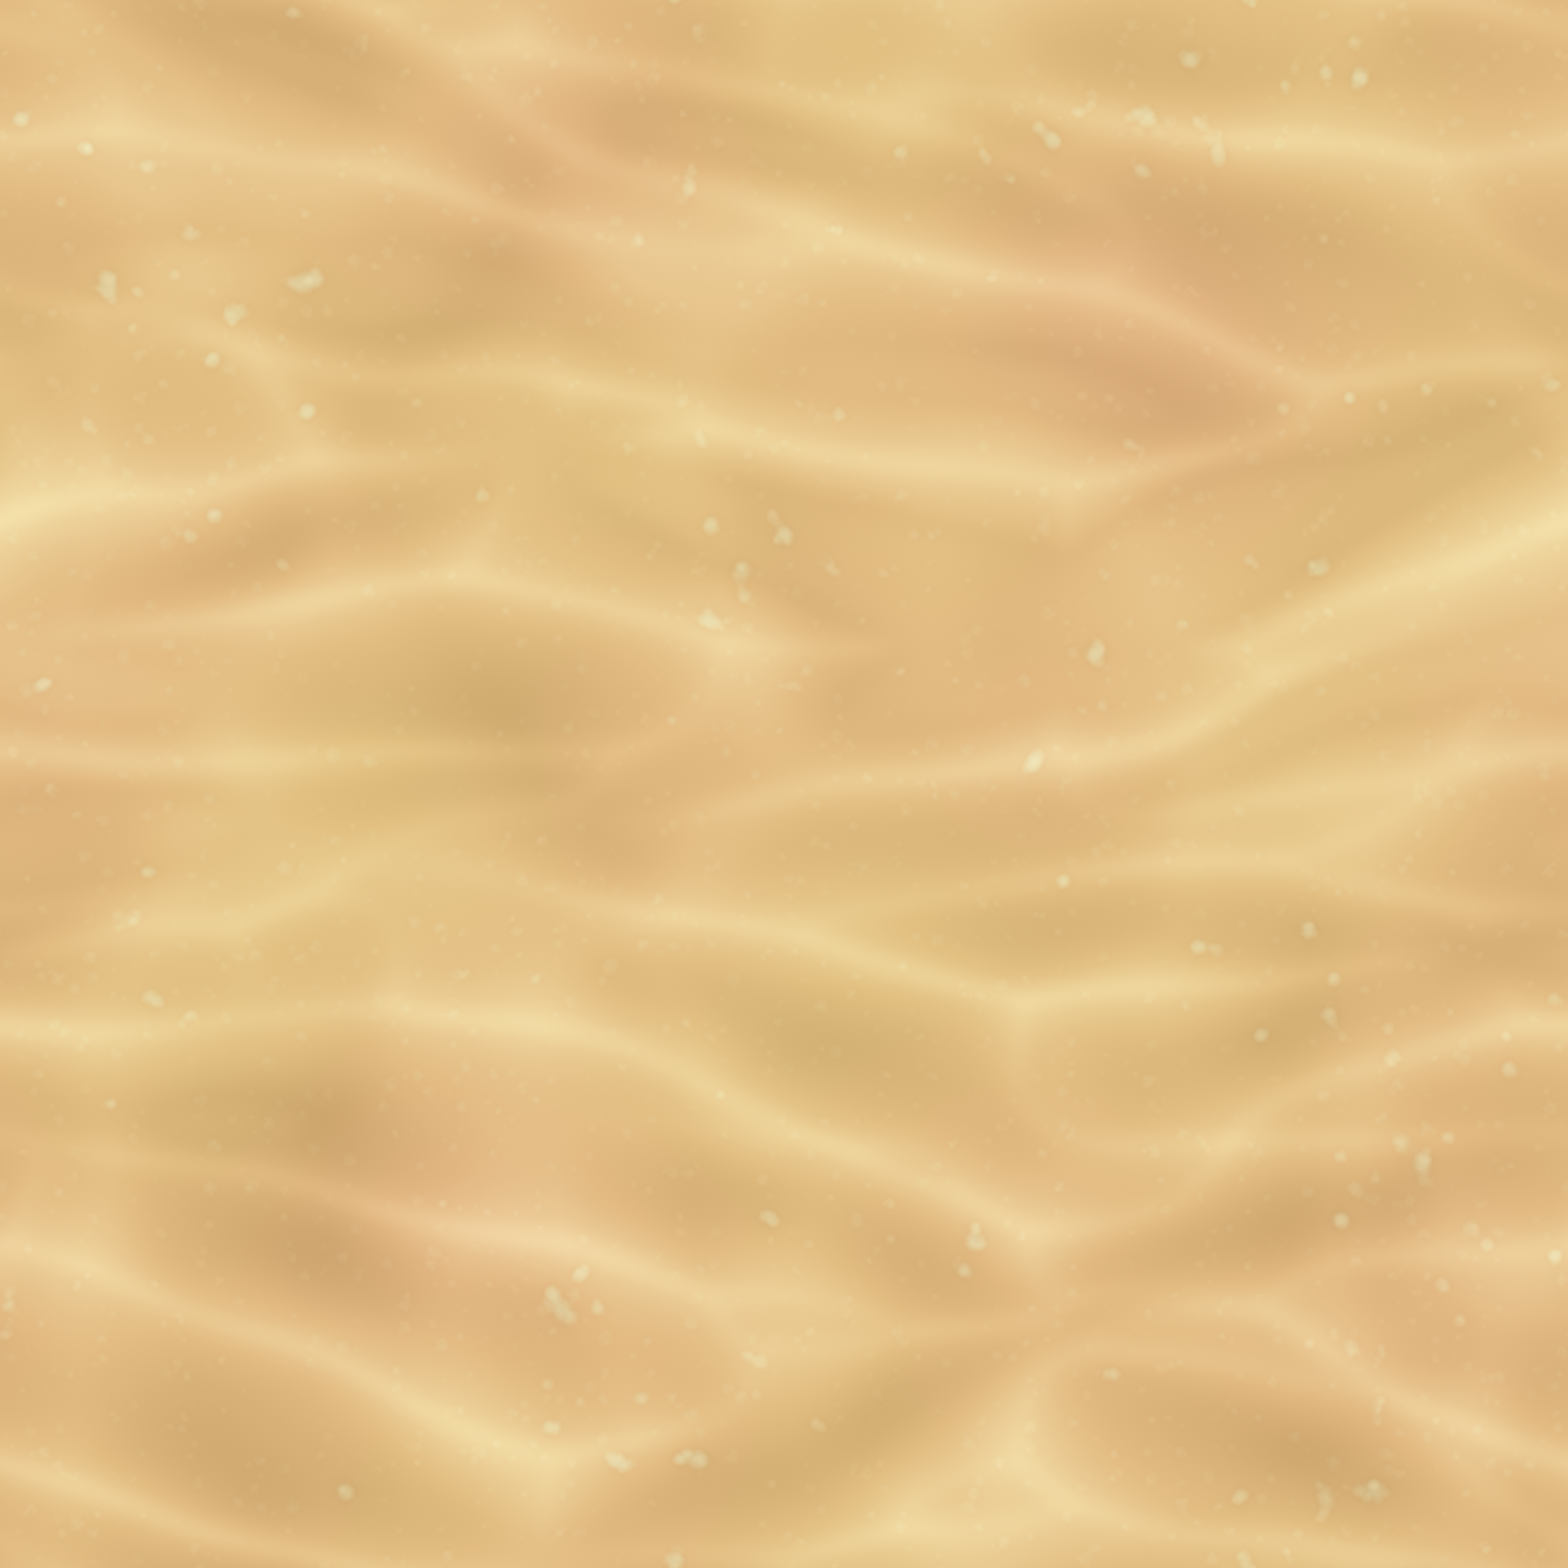
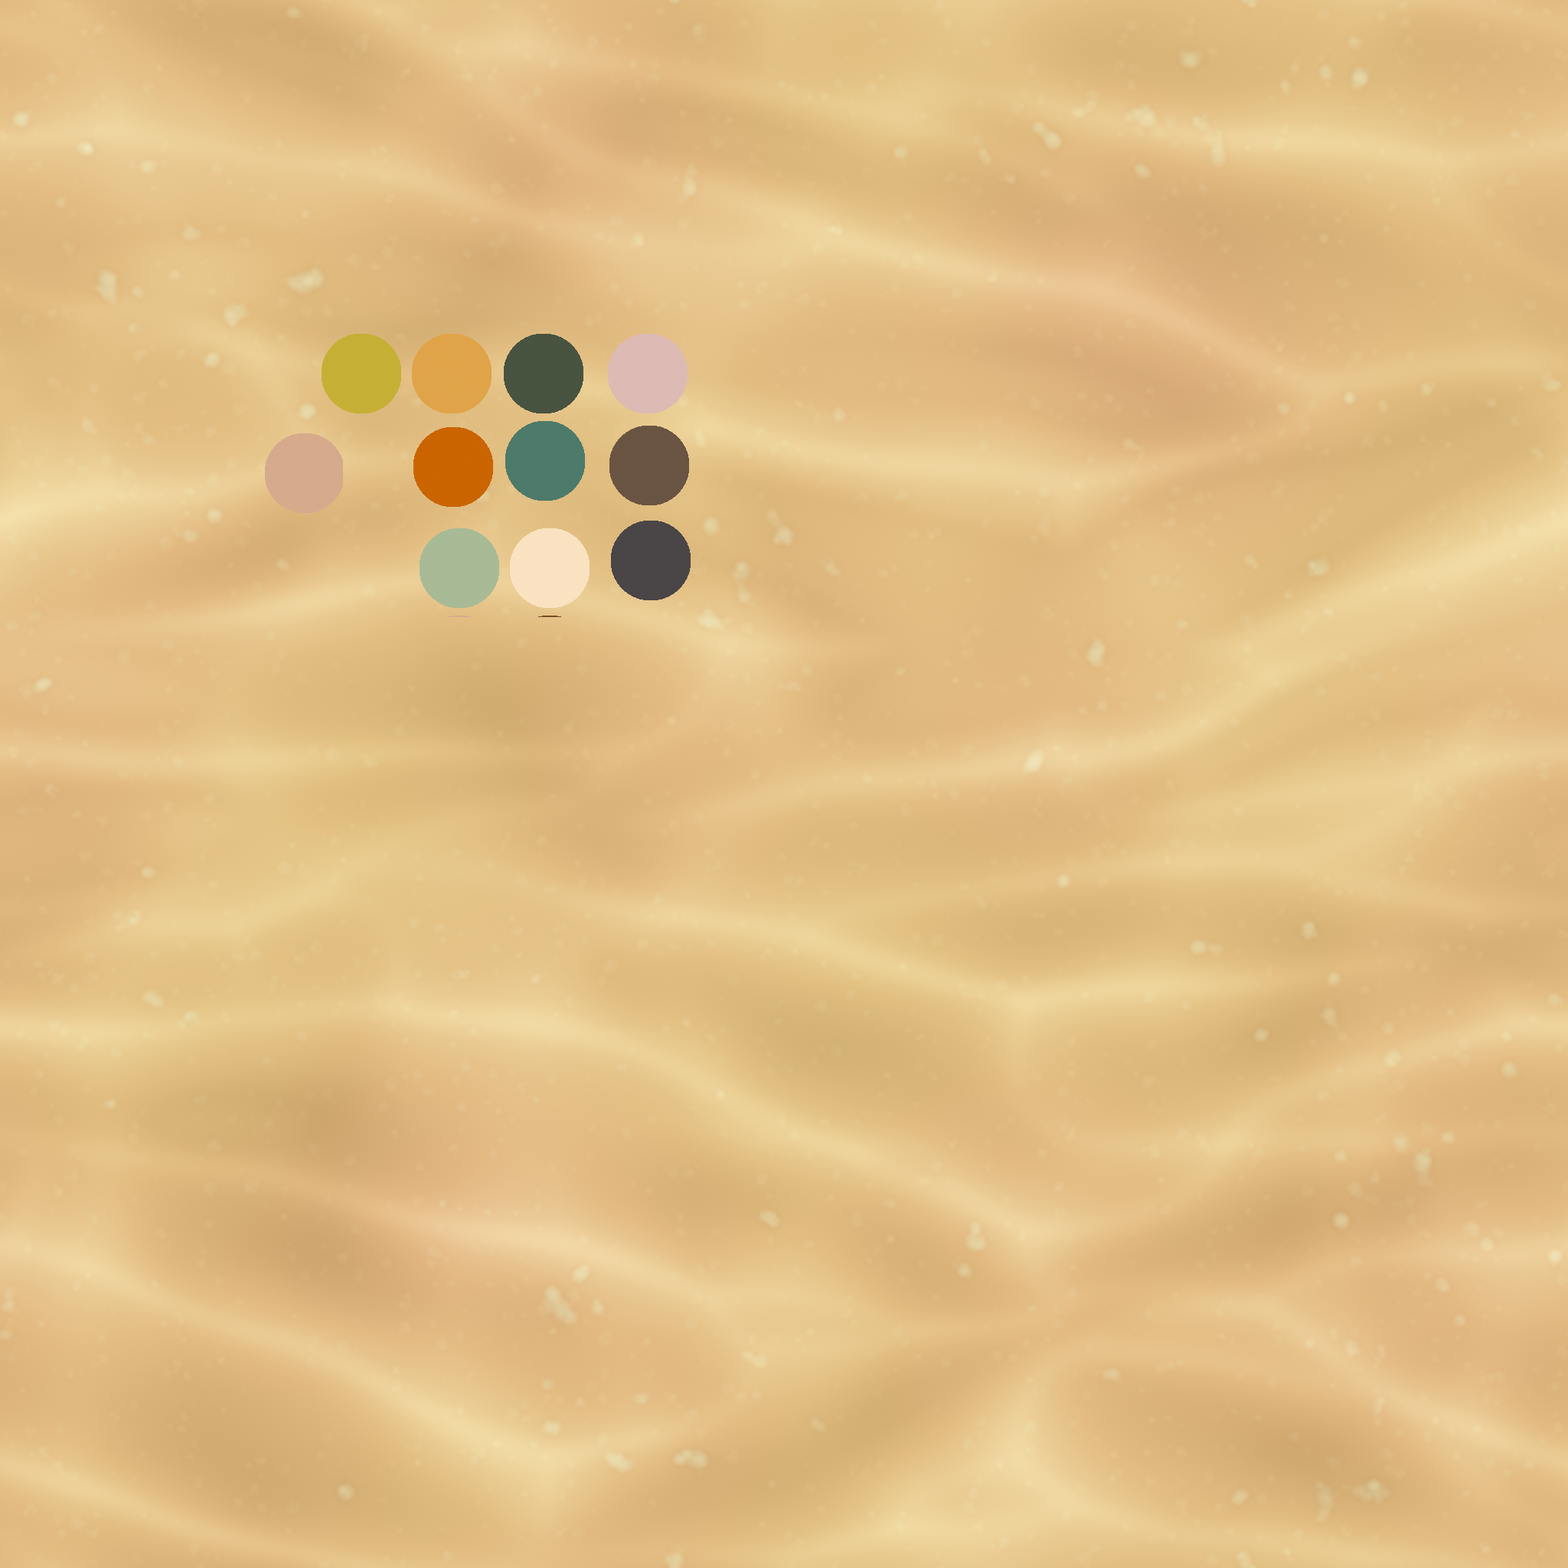
Layer changes from the first w=1568, h=1568 image to the second:
added layer "Ellipse 1 copy 2" above "Layer 0" over [264, 333, 691, 618]